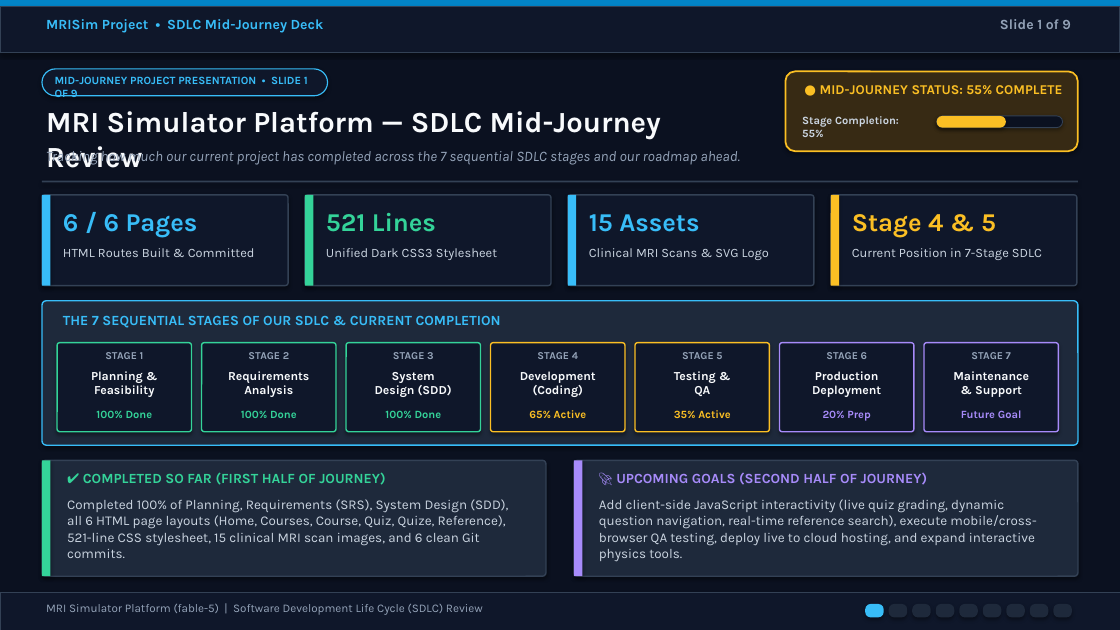
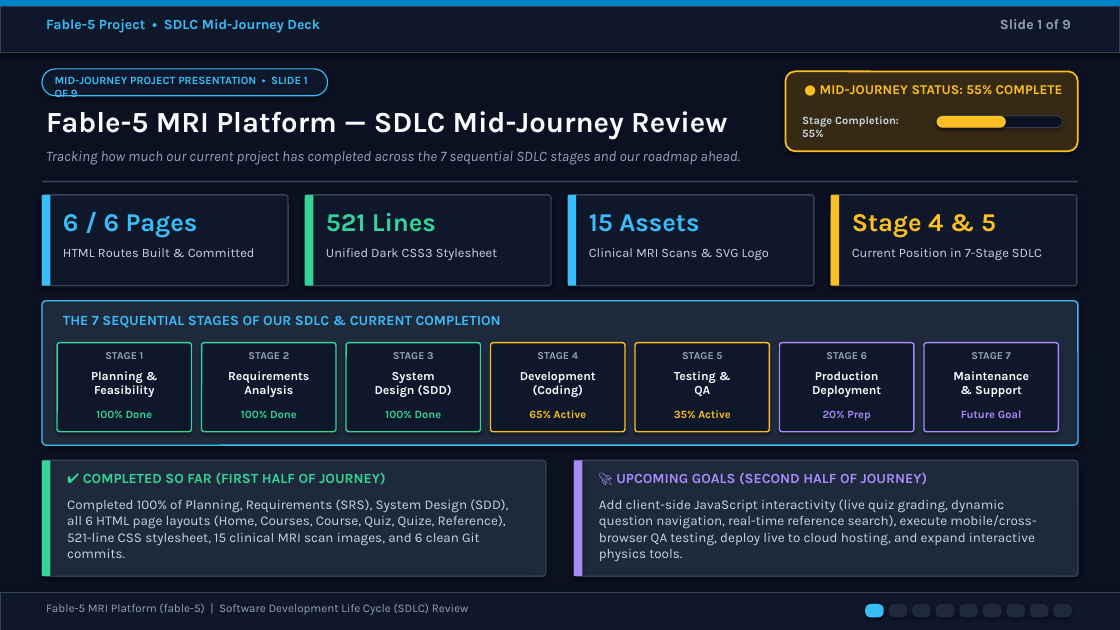
Before and after one commit to muntasir3301/fable-5, a slide deck: slide 1 of MRI_Simulator_SDLC_Presentation.pptx. Drawn at 1120x630 pixels with LibreOffice and Linux fonts; fonts in the diff are those of the drawing. Boxes give left, top, right and bottom in pixels: in the first picture for what was removed or moved away, otherwise in the second. Text is boxed around its words. In the diff, an @@ line names an element or a change of style, - is before the commit and + after.

Commit message:
fix: update project name

```diff
--- a/MRI_Simulator_SDLC_Presentation.pptx
+++ b/MRI_Simulator_SDLC_Presentation.pptx
@@ text at [46, 19, 320, 33]: text changed @@
-MRISim Project • SDLC Mid-Journey Deck
+Fable-5 Project • SDLC Mid-Journey Deck
@@ text at [46, 111, 727, 139]: text changed @@
-MRI Simulator Platform — SDLC Mid-Journey Review
+Fable-5 MRI Platform — SDLC Mid-Journey Review
@@ text at [46, 604, 469, 615]: text changed @@
-MRI Simulator Platform (fable-5) | Software Development Life Cycle (SDLC) Review
+Fable-5 MRI Platform (fable-5) | Software Development Life Cycle (SDLC) Review
```
Also in this commit, not shown: 8 other slides changed, 7 other files.
